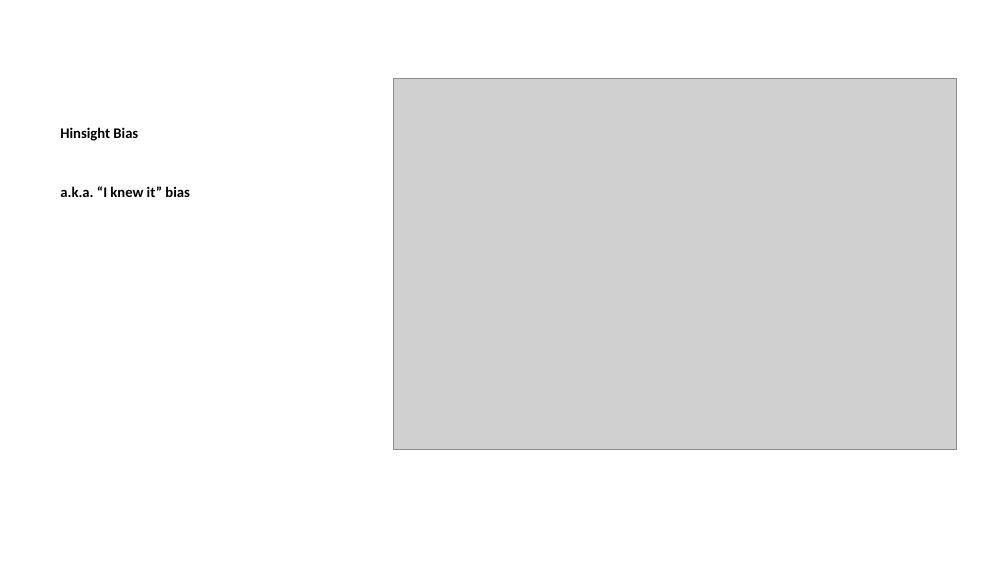
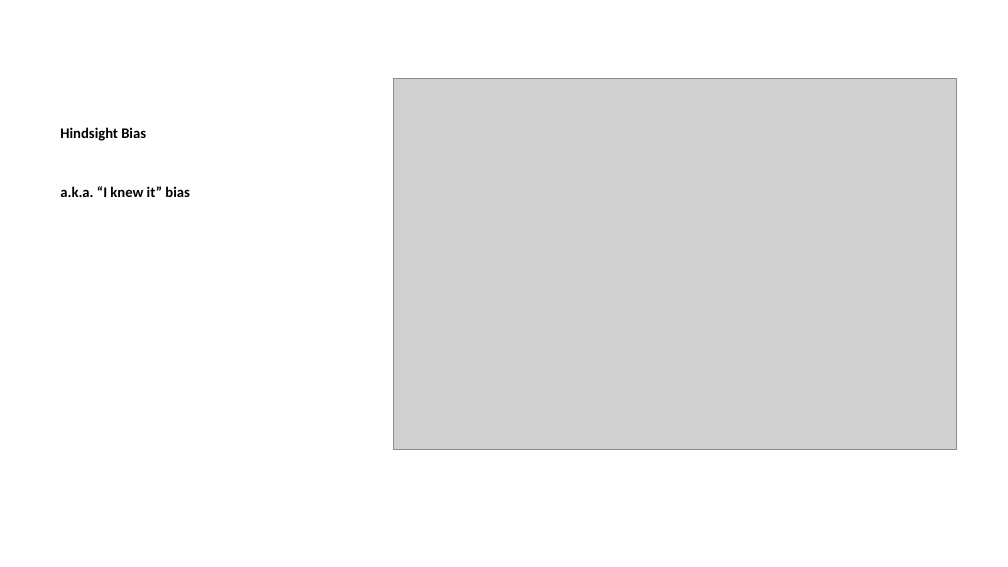
Before and after one commit to lmu-osc/train-the-trainer-student-track-OS, a slide deck: slide 62 of materials/OS-M1/OS-M1-S1-Reproducibility-Replicability/OS-M1-S1-Replicability-slides.pptx (slide 25 before the commit). Drawn at 1008x567 pixels with LibreOffice and Linux fonts; fonts in the diff are those of the drawing; grey boxes stand for pictures. Boxes give left, top, right and bottom in pixels: in the first picture for what was removed or moved away, otherwise in the second. Text is boxed around its words. In the diff, an @@ line names an element or a change of style, - is before the commit and + after.

```diff
--- a/materials/OS-M1/OS-M1-S1-Reproducibility-Replicability/OS-M1-S1-Replicability-slides.pptx
+++ b/materials/OS-M1/OS-M1-S1-Reproducibility-Replicability/OS-M1-S1-Replicability-slides.pptx
@@ text at bbox=[60, 127, 146, 141]: text changed @@
-Hinsight Bias
+Hindsight Bias
```
Also in this commit, not shown: 28 other slides changed, 76 slides added, 5 slides removed, 23 other files.
